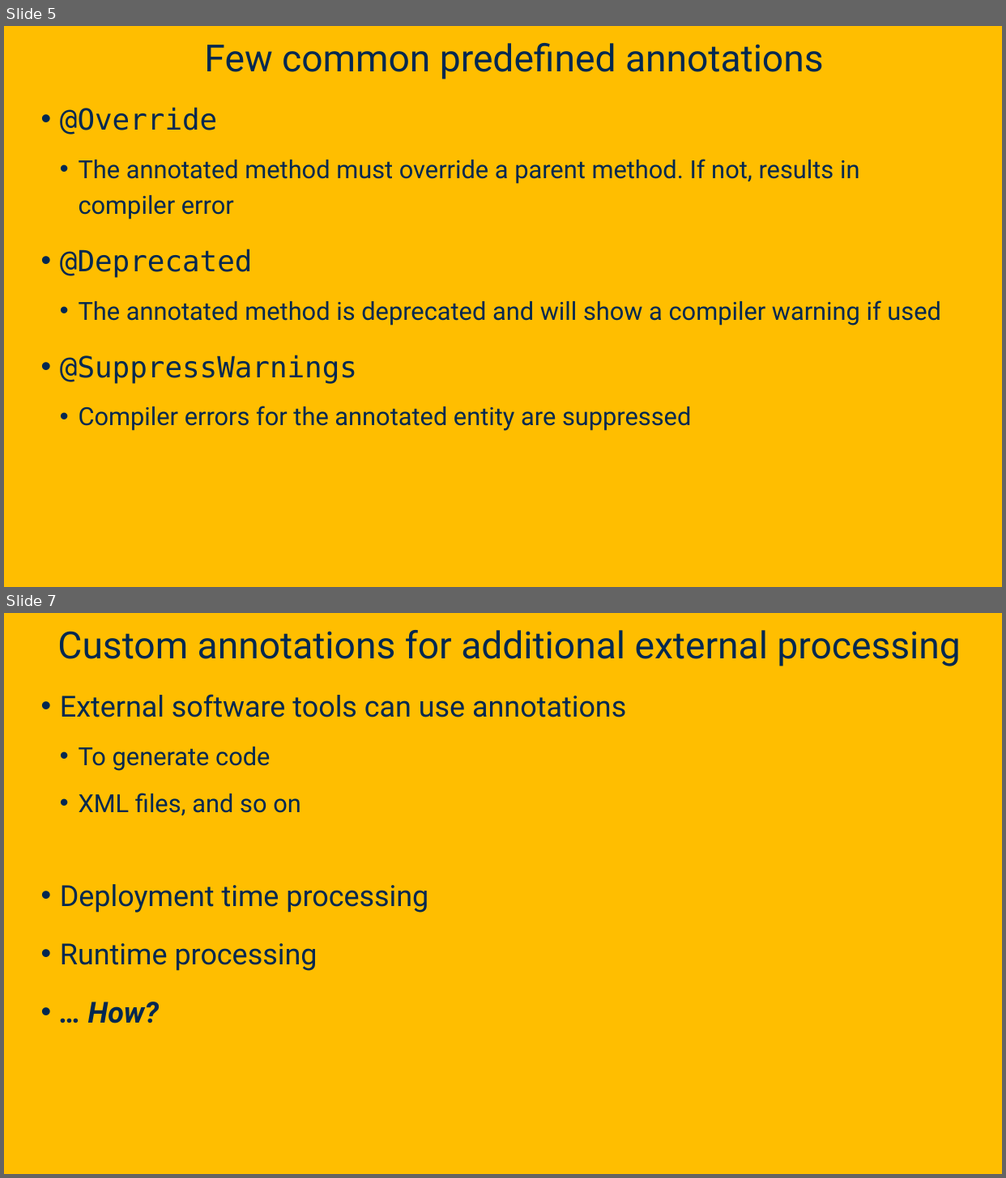
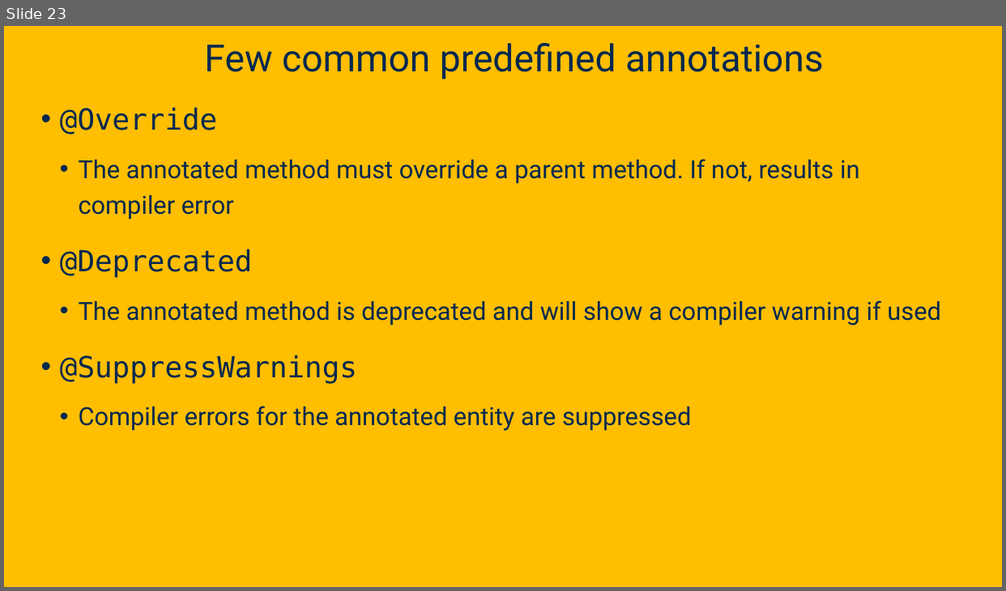
Before and after one commit to davsec-teaching/ECS160-Winter2025, a slide deck: slides/5_annotations_and_reflection.pptx. Shown one above the other, each under a label of ours: slides 5 and 7 before the commit, slide 23 after it; the slides between them are not shown. The pictures are 1006x1178 and 1006x591 pixels, drawn with LibreOffice and Linux fonts; fonts in the diff are those of the drawing; background and template pictures are left out. Boxes give left, top, right and bottom in pixels: in the first picture for what was removed or moved away, otherwise in the second. Text is boxed around its words. In the diff, an @@ line names an element or a change of style, - is before the commit and + after.

```diff
--- a/slides/5_annotations_and_reflection.pptx
+++ b/slides/5_annotations_and_reflection.pptx
@@ slide 7 removed at <box>4,613,1002,1174</box>, background picture (left out) @@
@@ title removed at <box>57,630,960,666</box> @@
-Custom annotations for additional external processing
@@ text removed at <box>60,694,626,1024</box> @@
-• External software tools can use annotations
-  • To generate code
-  • XML files, and so on
-• Deployment time processing
-• Runtime processing
-• … How?
@@ what was slide 5 is now slide 23 @@
```
Also in this commit, not shown: 8 slides changed, 18 slides added.
